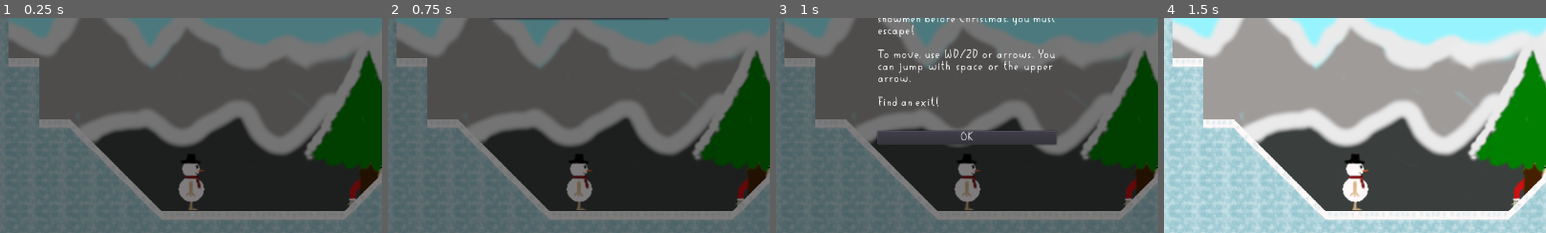
Above: before the commit, frames 1-4 (left to right).
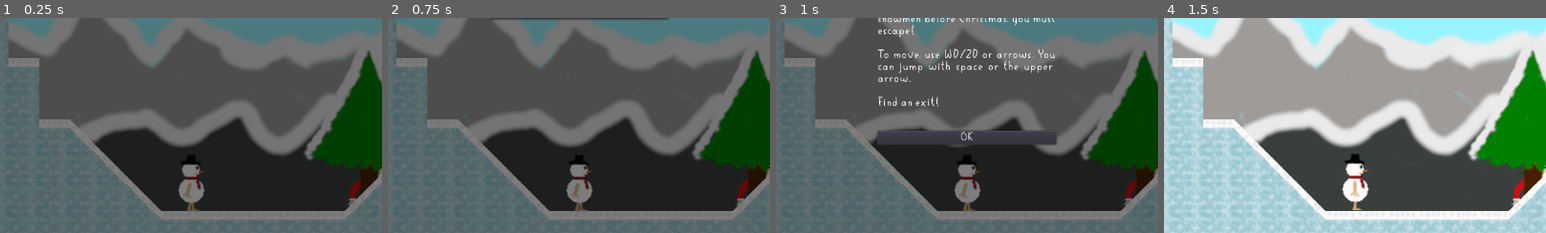
Above: after the commit, the same moments.

Repository: FeelZoR/Geta-GJ-13
Game: Godot game, scene res://src/Game.tscn
The game is run twice, just before and just after one commit, with the same random seed, the same clock (stepped at 60 frames per second) and the same inputs. Sound files missing from this copy of the repository are replaced by a short silence.
Inputs:
- Up to frame 1 (0.25 s): no input
- Up to frame 2 (0.75 s): click "OK" at 0.5 s
- Up to frame 3 (1 s): no input
- Up to frame 4 (1.5 s): click "OK" at 1.25 s
The pictures show only the part of the screen within x 25-75%, y 50-100%; the shares and areas given below are measured in that part.

The runs differ from the first frame. In frame 1, 0.4% of the frame differs, in the area x 46-54%, y 67-91%; in frame 2, 0.4%; in frame 3, 0.4%; in frame 4, nothing differs.

Commit message:
Fix next level errors and bugs

Diff:
--- a/src/Game.gd
+++ b/src/Game.gd
@@ -21,11 +21,13 @@
 		_level.queue_free()
 	level.connect("level_start", self, "_start_level")
 	level.connect("level_change", self, "_change_level")
-	_levels.add_child(level)
+	_levels.call_deferred("add_child", level)
 	_curr_level = level
 
 func _start_level(player):
 	_health_bar.setup_bar(player.health)
+	effect_countdown.visible = false
+	effect_icon.visible = false
 
 func damage_player():
 	_health_bar.remove_heart()
